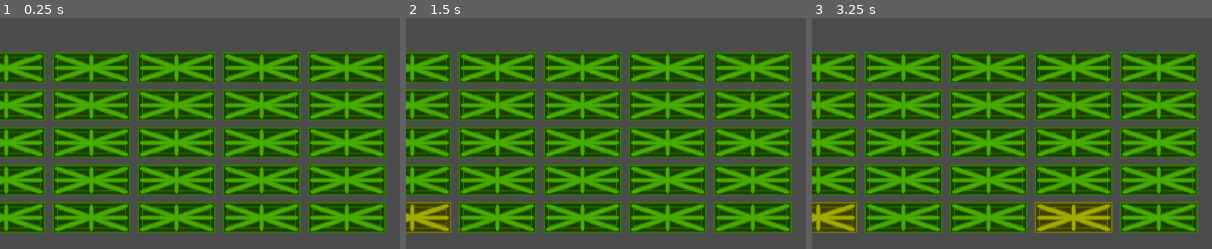
Above: before the commit, frames 1-3 (left to right).
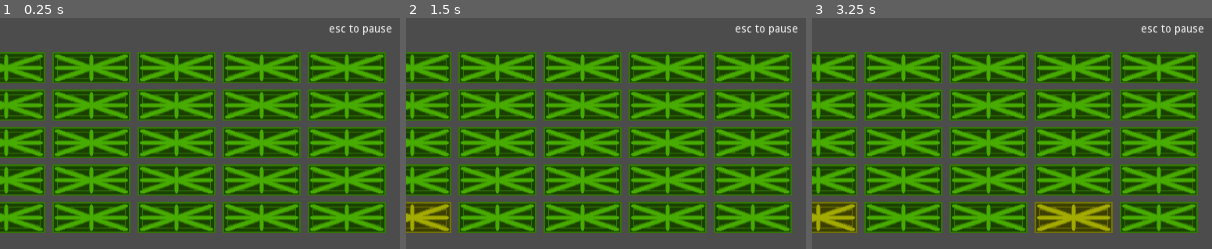
Above: after the commit, the same moments.

Repository: apgadon/CS4700Breakout
Game: Godot game, scene res://Scenes/breakout.tscn
Same seed, same stepped clock (60 frames per second), same inputs: the game is played once before the commit and once after it. This scene is started directly instead of the project's main scene.
Inputs:
- Up to frame 1 (0.25 s): no input
- Up to frame 2 (1.5 s): tap Enter (ui_accept) at 0.5, 0.77 s; hold Space (launch) 0.53-1.28 s; hold Right (move_right_1) from 0.53 s (still down); tap Space (launch) at 1.35 s
- Up to frame 3 (3.25 s): tap Enter (ui_accept) at 1.52, 3.02 s; release Right (move_right_1) at 2.03 s; hold Left (move_left_1) 2.03-2.78 s; hold Space (launch) 2.03-2.78 s; hold Right (move_right_1) from 2.78 s (still down); tap Space (launch) at 2.85 s
The pictures show only the part of the screen within x 49-99%, y 0-50%; the shares and areas given below are measured in that part.

The runs differ from the first frame. In frame 1, 0.3% of the frame differs, in the area x 82-98%, y 3-8%; in frame 2, 0.3%; in frame 3, 0.3%.

Commit message:
Add files via upload

Diff:
--- /dev/null
+++ b/Scenes/Box.tscn
@@ -0,0 +1,21 @@
+[gd_scene load_steps=4 format=2]
+
+[ext_resource path="res://Assets/block3_0.png" type="Texture" id=1]
+[ext_resource path="res://Scripts/Box.gd" type="Script" id=2]
+
+[sub_resource type="RectangleShape2D" id=1]
+
+[node name="Node2D" type="Node2D"]
+
+[node name="Box" type="StaticBody2D" parent="."]
+script = ExtResource( 2 )
+
+[node name="CollisionShape2D" type="CollisionShape2D" parent="Box"]
+position = Vector2( 51.7989, 21.4796 )
+scale = Vector2( 5, 2 )
+shape = SubResource( 1 )
+
+[node name="Sprite" type="Sprite" parent="Box/CollisionShape2D"]
+position = Vector2( -0.000213545, 0.00435425 )
+scale = Vector2( 0.0285635, 0.0714316 )
+texture = ExtResource( 1 )
--- a/Scenes/breakin.tscn
+++ b/Scenes/breakin.tscn
@@ -846,6 +846,7 @@
 
 [node name="PauseMenu" type="Popup" parent="CanvasLayer"]
 pause_mode = 2
+visible = true
 anchor_right = 1.0
 anchor_bottom = 1.0
 popup_exclusive = true
@@ -921,6 +922,17 @@
 text = "Quit to Menu"
 align = 1
 valign = 1
+__meta__ = {
+"_edit_use_anchors_": false
+}
+
+[node name="esc to pause" type="Label" parent="CanvasLayer/PauseMenu"]
+margin_left = 932.28
+margin_top = 18.8551
+margin_right = 1013.28
+margin_bottom = 32.8551
+custom_colors/font_color = Color( 1, 1, 1, 0.482353 )
+text = "ESC to pause"
 __meta__ = {
 "_edit_use_anchors_": false
 }
--- a/Scenes/breakout.tscn
+++ b/Scenes/breakout.tscn
@@ -454,6 +454,19 @@
 text = "Game Over!
 Press 'R' to Restart"
 align = 1
+__meta__ = {
+"_edit_use_anchors_": false
+}
+
+[node name="esc to pause" type="Label" parent="CanvasLayer"]
+margin_left = 924.0
+margin_top = 14.0
+margin_right = 1005.0
+margin_bottom = 28.0
+text = "esc to pause"
+__meta__ = {
+"_edit_use_anchors_": false
+}
 
 [node name="Lives" type="Label" parent="."]
 margin_left = 15.0
--- a/Scenes/instructions.tscn
+++ b/Scenes/instructions.tscn
@@ -2,8 +2,6 @@
 
 [ext_resource path="res://Scripts/BackButton.gd" type="Script" id=1]
 [ext_resource path="res://Assets/menu.theme" type="Theme" id=2]
-
-
 
 [node name="Control" type="Control"]
 anchor_right = 1.0
